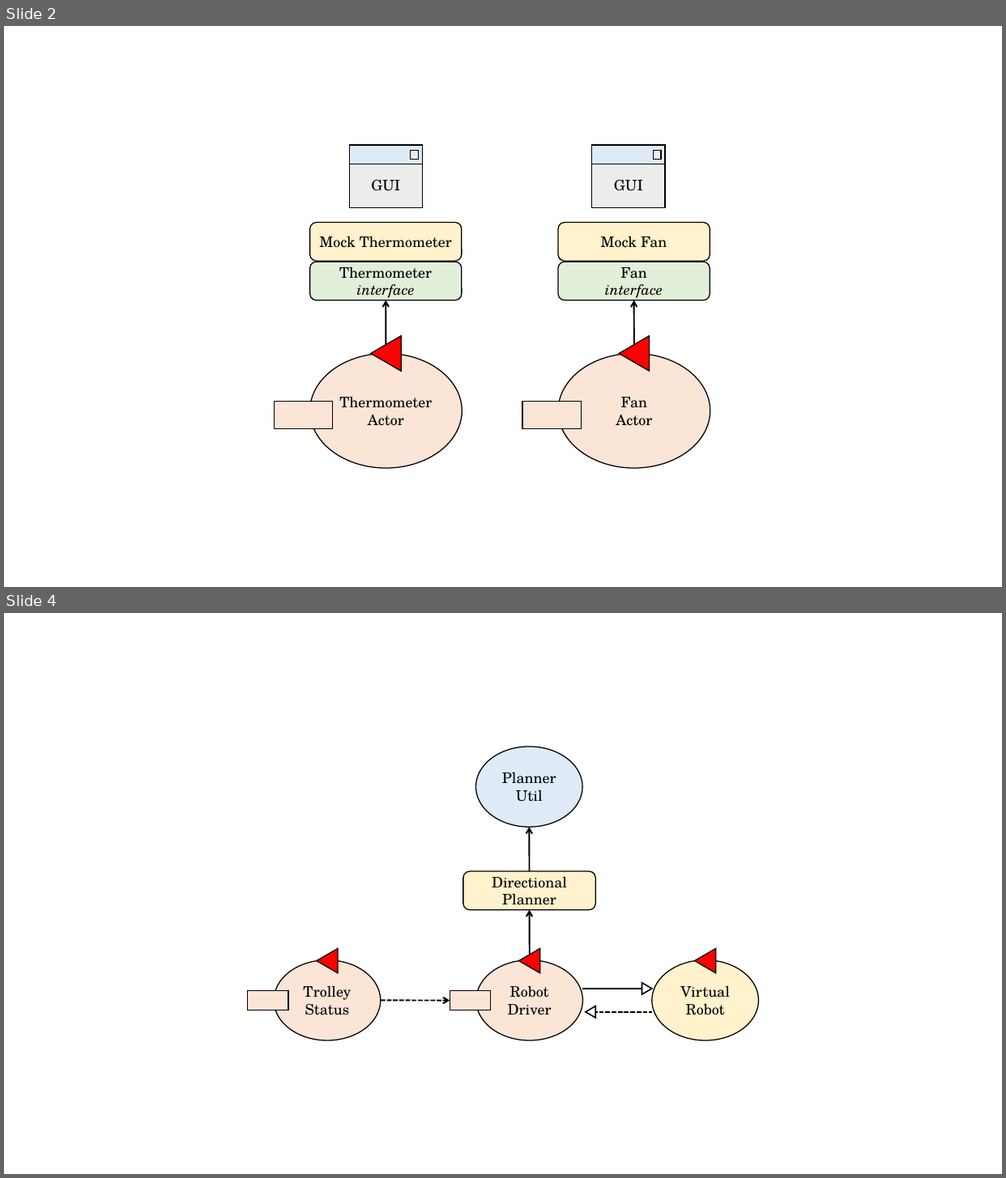
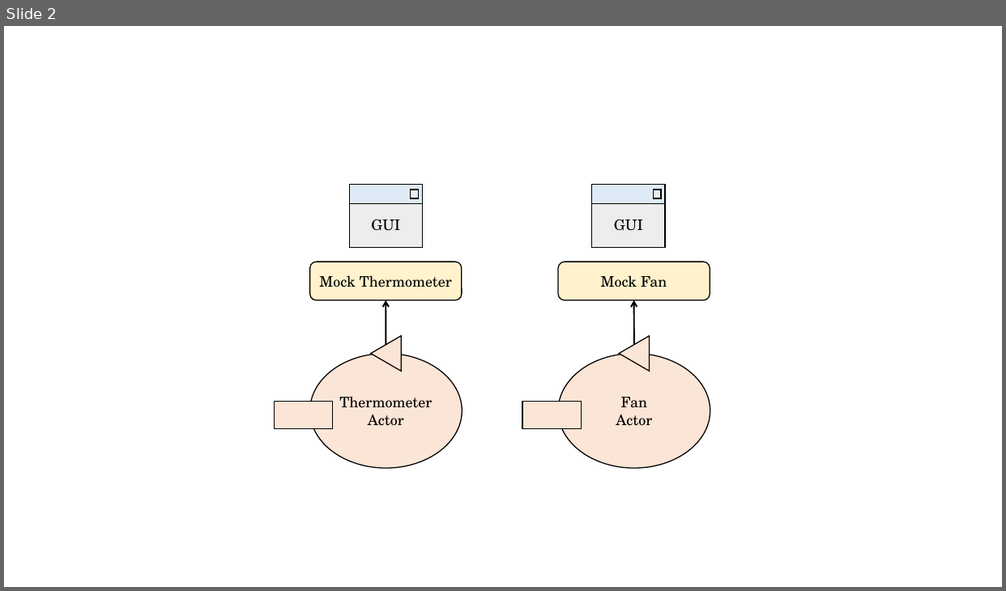
Before and after one commit to JackFantaz/FantazziniGiacomoIss, a slide deck: FinalTask/userDocs/img/final_task_schema.pptx. Shown one above the other, each under a label of ours: slides 2 and 4 before the commit, slide 2 after it; the slides between them are not shown. The pictures are 1006x1178 and 1006x591 pixels, drawn with LibreOffice and Linux fonts; fonts in the diff are those of the drawing. Boxes give left, top, right and bottom in pixels: in the first picture for what was removed or moved away, otherwise in the second. Text is boxed around its words. In the diff, an @@ line names an element or a change of style, - is before the commit and + after.

```diff
--- a/FinalTask/userDocs/img/final_task_schema.pptx
+++ b/FinalTask/userDocs/img/final_task_schema.pptx
@@ slide 4 removed at (4, 613, 1002, 1174), background #FFFFFF @@
@@ ellipse removed at (475, 747, 582, 827) @@
-Planner Util
@@ arrow removed from (530, 871) to (530, 827) @@
@@ rounded rectangle removed at (463, 871, 596, 910) @@
-Directional Planner
@@ arrow removed from (530, 954) to (530, 910) @@
@@ triangle removed at (317, 949, 338, 973) @@
@@ triangle removed at (519, 949, 540, 973) @@
@@ triangle removed at (695, 949, 715, 973) @@
@@ ellipse removed at (275, 960, 381, 1041) @@
-Trolley Status
@@ ellipse removed at (476, 960, 582, 1041) @@
-Robot Driver
@@ ellipse removed at (652, 960, 759, 1041) @@
-Virtual Robot
@@ rectangle removed at (247, 991, 288, 1011) @@
@@ arrow removed from (381, 1001) to (450, 1001) @@
@@ rectangle removed at (450, 991, 491, 1011) @@
@@ line removed from (582, 989) to (641, 989) @@
@@ triangle removed at (642, 982, 652, 995) @@
@@ triangle removed at (586, 1007, 596, 1018) @@
@@ line removed from (593, 1012) to (652, 1012) @@
@@ slide 2 changed as well @@
@@ 6 rectangles, 2 rounded rectangles: place and size @@
-6 rectangles, 2 rounded rectangles at (310, 145, 710, 262)
+6 rectangles, 2 rounded rectangles at (310, 185, 710, 301)
@@ rounded rectangle removed at (310, 262, 462, 301) @@
-Thermometer
-interface
@@ rounded rectangle removed at (558, 262, 710, 301) @@
-Fan
-interface
@@ triangle at (371, 336, 402, 371): fill #FF0000 to #FBE5D6 @@
@@ triangle at (619, 336, 650, 371): fill #FF0000 to #FBE5D6 @@
```
Also in this commit, not shown: 3 other slides changed, 1 slide added, 1 other slide removed, 1 other file.
